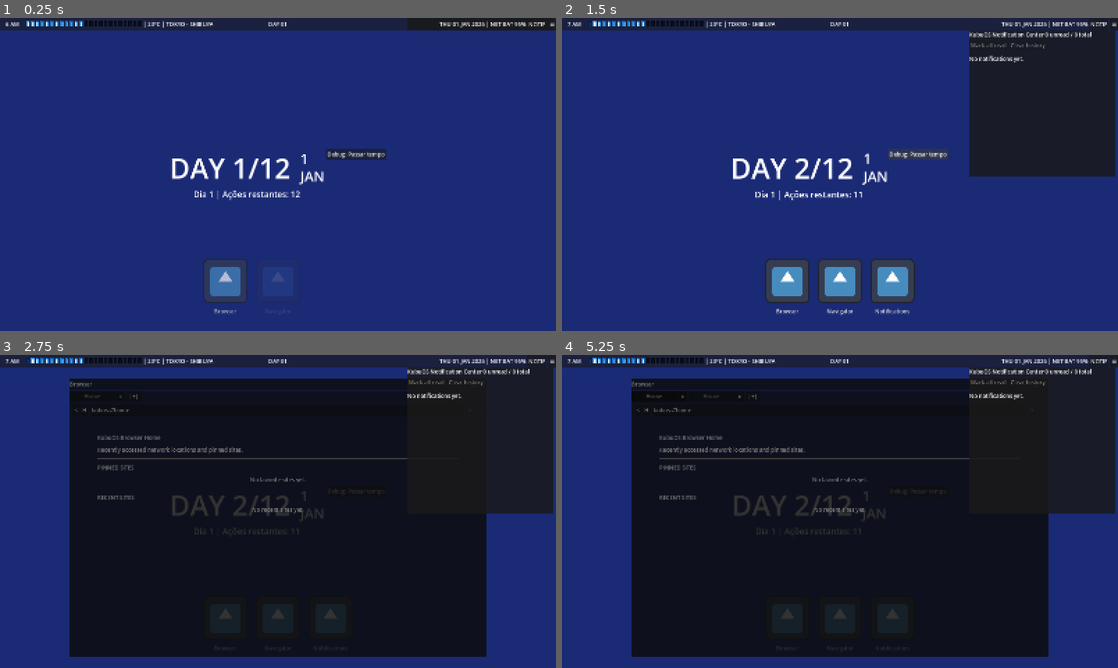
Above: before the commit, frames 1-4 (two rows, left to right).
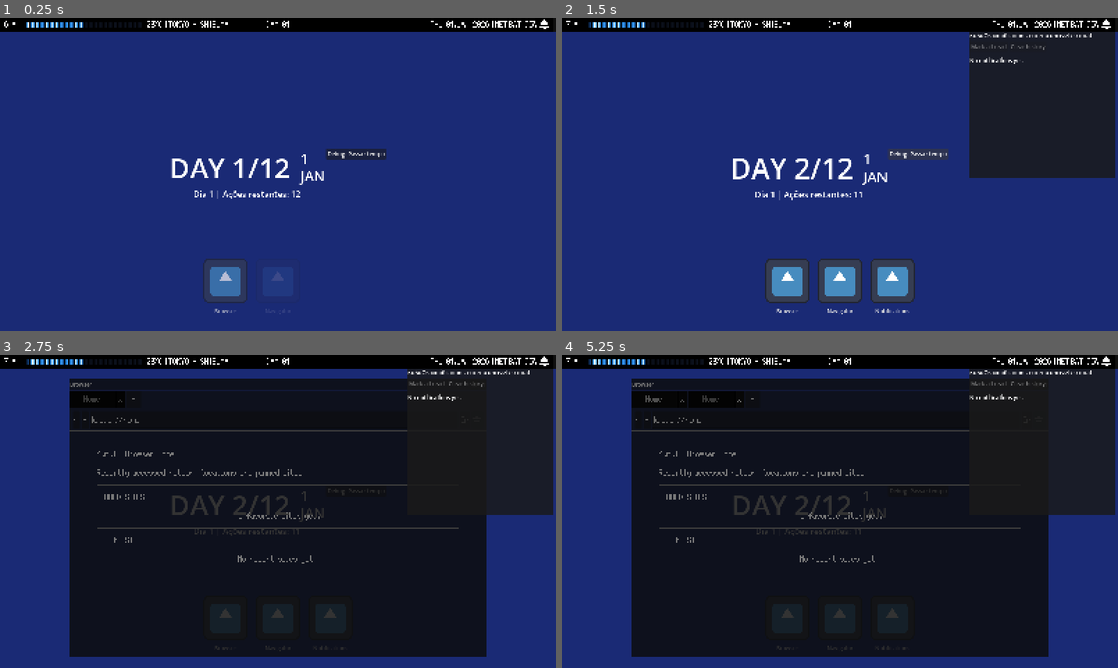
Above: after the commit, the same moments.

Repository: GYU-GAZE/NULL-NETWORK
Game: Godot game, scene res://core/main.tscn
Two runs of this game, one before a commit and one after it. Both use one fixed random seed, a clock stepped at 60 frames per second and the inputs below. The engine's default icon, where the game draws it, is replaced by a stand-in: a white triangle on a blue panel in a dark square.
Inputs (mouse positions are in pixels of both pictures, inside the frame that each line leads up to; where the layout moved, square brackets give the same spot in the first picture):
- Up to frame 1 (0.25 s): no input
- Up to frame 2 (1.5 s): click (1106, 24) [1101, 24] at 0.5 s; click "Debug: Passar tempo" at 1.25 s
- Up to frame 3 (2.75 s): click "Browser" at 2 s
- Up to frame 4 (5.25 s): click "Navigator" at 2.75 s; click "Notifications" at 3.5 s; click "□" at 4.25 s; click "|+|" at 5 s

The runs differ from the first frame. In frame 1, 4.9% of the frame differs, in the area x 0-100%, y 0-95%; in frame 2, 5.4%; in frame 3, 7.1%; in frame 4, 7.1%, in the area x 0-100%, y 0-67%.

Commit message:
textures and silver font

Diff:
--- a/apps/browser/app_browser.tscn
+++ b/apps/browser/app_browser.tscn
@@ -1,5 +1,6 @@
 [gd_scene format=3 uid="uid://dcoqma7h6c75u"]
 
+[ext_resource type="Theme" uid="uid://di75uk752biah" path="res://data/assets/themes/kububrowser.tres" id="1_ipe0g"]
 [ext_resource type="Script" uid="uid://cwms4o3bngg47" path="res://apps/browser/browser.gd" id="1_mufrk"]
 [ext_resource type="PackedScene" uid="uid://c15t5fwjule8g" path="res://apps/browser/browser_tab_button.tscn" id="2_4noms"]
 [ext_resource type="PackedScene" uid="uid://br0t7kf5rrafw" path="res://apps/browser/browser_new_tab_button.tscn" id="3_fx11j"]
@@ -8,6 +9,7 @@
 [ext_resource type="PackedScene" uid="uid://dlkm01xdtlvo2" path="res://systems/ui/alert_box.tscn" id="5_l1ivm"]
 
 [node name="BrowserApp" type="Panel" unique_id=1373929234]
+theme = ExtResource("1_ipe0g")
 script = ExtResource("1_mufrk")
 tab_button_scene = ExtResource("2_4noms")
 new_tab_button_scene = ExtResource("3_fx11j")
--- a/apps/navigator/app_navigator.tscn
+++ b/apps/navigator/app_navigator.tscn
@@ -3,8 +3,6 @@
 [ext_resource type="Script" uid="uid://ckvkd6ckteaqr" path="res://apps/navigator/app_navigator.gd" id="1_bqhse"]
 [ext_resource type="Script" uid="uid://c81tcrqrtfpb5" path="res://data/templates/map_location.gd" id="2_h65ck"]
 [ext_resource type="Resource" uid="uid://csosrd43b0u55" path="res://data/content/encounters/AkihabaraLocation.tres" id="3_plepu"]
-[ext_resource type="Script" uid="uid://d1pihqcg2dnkp" path="res://systems/ui/notification_layer.gd" id="4_2eqnt"]
-[ext_resource type="PackedScene" uid="uid://dwopyu1m0pfrm" path="res://systems/ui/notification_toast.tscn" id="5_hm2l6"]
 
 [node name="AppNavigator" type="Panel" unique_id=2140236202]
 script = ExtResource("1_bqhse")
@@ -29,14 +27,3 @@
 [node name="BtnScan" type="Button" parent="HBoxContainer/LocationDetails" unique_id=865560310]
 unique_name_in_owner = true
 layout_mode = 2
-
-[node name="NotificationLayer" type="Control" parent="." unique_id=1298953669]
-layout_mode = 1
-anchors_preset = 15
-anchor_right = 1.0
-anchor_bottom = 1.0
-grow_horizontal = 2
-grow_vertical = 2
-mouse_filter = 2
-script = ExtResource("4_2eqnt")
-toast_scene = ExtResource("5_hm2l6")
--- a/core/main.tscn
+++ b/core/main.tscn
@@ -9,6 +9,7 @@
 [ext_resource type="PackedScene" uid="uid://dbcmrbcstca3l" path="res://systems/window_manager/window_manager.tscn" id="6_rayt5"]
 [ext_resource type="PackedScene" uid="uid://b65wapqwc7vgi" path="res://systems/desktop/kubu_top_taskbar.tscn" id="8_brq4u"]
 [ext_resource type="PackedScene" uid="uid://b80q2304dxkkp" path="res://systems/ui/kubu_notification_panel.tscn" id="8_jsmgm"]
+[ext_resource type="PackedScene" uid="uid://bhd3dga5ag1j1" path="res://systems/ui/notification_layer.tscn" id="9_xhu5d"]
 
 [sub_resource type="Resource" id="Resource_kagtj"]
 script = ExtResource("2_cus2n")
@@ -47,6 +48,10 @@
 [node name="KubuNotificationPanel" parent="OSChromeLayer" unique_id=805521796 instance=ExtResource("8_jsmgm")]
 size_flags_horizontal = 4
 size_flags_vertical = 0
+taskbar_height = 40.0
+
+[node name="NotificationLayer" parent="OSChromeLayer" unique_id=1039715699 instance=ExtResource("9_xhu5d")]
+taskbar_height = 40.0
 
 [node name="KubuTopTaskbar" parent="OSChromeLayer" unique_id=614386726 instance=ExtResource("8_brq4u")]
-custom_minimum_size = Vector2(0, 36)
+custom_minimum_size = Vector2(0, 40)
--- /dev/null
+++ b/data/assets/fonts/silver_ui_font.tres
@@ -0,0 +1,7 @@
+[gd_resource type="FontVariation" format=3 uid="uid://dbfkky14b821p"]
+
+[ext_resource type="FontFile" uid="uid://bo4cx0klyua2y" path="res://data/assets/fonts/Silver.ttf" id="1_71a83"]
+
+[resource]
+base_font = ExtResource("1_71a83")
+baseline_offset = 0.1
--- /dev/null
+++ b/data/assets/themes/kubuOS.tres
@@ -0,0 +1,12 @@
+[gd_resource type="Theme" format=3 uid="uid://b7gxuuxwdgv0u"]
+
+[ext_resource type="FontVariation" uid="uid://dbfkky14b821p" path="res://data/assets/fonts/silver_ui_font.tres" id="1_h7hsa"]
+
+[sub_resource type="StyleBoxFlat" id="StyleBoxFlat_gm8xv"]
+bg_color = Color(0, 0, 0, 1)
+
+[resource]
+default_base_scale = 1.0
+default_font = ExtResource("1_h7hsa")
+default_font_size = 38
+PanelContainer/styles/panel = SubResource("StyleBoxFlat_gm8xv")
--- /dev/null
+++ b/data/assets/themes/kububrowser.tres
@@ -0,0 +1,12 @@
+[gd_resource type="Theme" format=3 uid="uid://di75uk752biah"]
+
+[ext_resource type="FontVariation" uid="uid://dbfkky14b821p" path="res://data/assets/fonts/silver_ui_font.tres" id="1_rhoty"]
+
+[sub_resource type="StyleBoxFlat" id="StyleBoxFlat_hr6mx"]
+bg_color = Color(0, 0, 0, 1)
+
+[resource]
+default_base_scale = 1.0
+default_font = ExtResource("1_rhoty")
+default_font_size = 38
+PanelContainer/styles/panel = SubResource("StyleBoxFlat_hr6mx")
--- a/data/content/forum/threads/welcome_new_players_thread.tres
+++ b/data/content/forum/threads/welcome_new_players_thread.tres
@@ -5,6 +5,7 @@
 [ext_resource type="Script" uid="uid://csyarr4wn3qlx" path="res://data/templates/forum_thread.gd" id="2_fv5a7"]
 [ext_resource type="Script" uid="uid://cgcematgxdayk" path="res://data/templates/condition_data.gd" id="3_roit0"]
 [ext_resource type="Resource" uid="uid://cmfowidu6no38" path="res://data/content/users/Neetzsche.tres" id="4_a7hnc"]
+[ext_resource type="Resource" uid="uid://bdh72b0wuxe67" path="res://data/content/users/penguinsenior.tres" id="5_mjabt"]
 
 [sub_resource type="Resource" id="Resource_gk5kf"]
 script = ExtResource("1_wjhpy")
@@ -63,6 +64,14 @@
 text_content = "[url=nav:null.net/profile/Neetzsche.]get a load of this dude[/url]"
 metadata/_custom_type_script = "uid://blxdqibocgs5x"
 
+[sub_resource type="Resource" id="Resource_g2kxv"]
+script = ExtResource("1_wjhpy")
+author = ExtResource("5_mjabt")
+post_id = "3"
+release_action_block = 2
+text_content = "ummm... really???"
+metadata/_custom_type_script = "uid://blxdqibocgs5x"
+
 [resource]
 script = ExtResource("2_fv5a7")
 thread_id = "welcomenewplayers"
@@ -72,5 +81,5 @@
 is_pinned = true
 popularity_score = 999
 thread_preview = "Welcome to you all!"
-posts = Array[ExtResource("1_wjhpy")]([SubResource("Resource_gk5kf"), SubResource("Resource_fv5a7")])
+posts = Array[ExtResource("1_wjhpy")]([SubResource("Resource_gk5kf"), SubResource("Resource_fv5a7"), SubResource("Resource_g2kxv")])
 metadata/_custom_type_script = "uid://csyarr4wn3qlx"
--- a/data/content/sites/null network/nnwhome.tres
+++ b/data/content/sites/null network/nnwhome.tres
@@ -1,6 +1,6 @@
 [gd_resource type="Resource" script_class="WebsitePage" format=3 uid="uid://bp4bnvyj836yd"]
 
-[ext_resource type="Texture2D" uid="uid://d1ikfbaxfrmtk" path="res://data/sprites/icons/nnwicon.png" id="2_gpf38"]
+[ext_resource type="Texture2D" uid="uid://d1ikfbaxfrmtk" path="res://data/assets/icons/nnwicon.png" id="2_gpf38"]
 [ext_resource type="PackedScene" uid="uid://dfghm5hb81mbt" path="res://data/content/sites/null network/nnw_homepage.tscn" id="2_p583y"]
 [ext_resource type="Script" uid="uid://duyokyo5xmy6y" path="res://data/templates/website_page.gd" id="3_hh78u"]
 
--- a/project.godot
+++ b/project.godot
@@ -41,5 +41,6 @@
 
 [rendering]
 
+textures/canvas_textures/default_texture_filter=0
 renderer/rendering_method="gl_compatibility"
 renderer/rendering_method.mobile="gl_compatibility"
--- a/systems/desktop/kubu_action_pip.tscn
+++ b/systems/desktop/kubu_action_pip.tscn
@@ -1,10 +1,10 @@
 [gd_scene format=3 uid="uid://de6bco5bmfe1v"]
 
 [ext_resource type="Script" uid="uid://c4l0hnp2w7hni" path="res://systems/desktop/kubu_action_pip.gd" id="1_uyuwb"]
-[ext_resource type="Texture2D" uid="uid://f0jkm3wh4njk" path="res://data/sprites/ui/pip current day.png" id="2_1djfw"]
-[ext_resource type="Texture2D" uid="uid://ywhbnfxbnvjw" path="res://data/sprites/ui/pip available day.png" id="3_5uk2r"]
-[ext_resource type="Texture2D" uid="uid://d35lyyu1f4ioi" path="res://data/sprites/ui/pip used day.png" id="4_fk0j2"]
-[ext_resource type="Texture2D" uid="uid://bryiqa022fgdx" path="res://data/sprites/ui/pip unavailable.png" id="5_sxlcg"]
+[ext_resource type="Texture2D" uid="uid://f0jkm3wh4njk" path="res://data/assets/ui/pip current day.png" id="2_1djfw"]
+[ext_resource type="Texture2D" uid="uid://ywhbnfxbnvjw" path="res://data/assets/ui/pip available day.png" id="3_5uk2r"]
+[ext_resource type="Texture2D" uid="uid://d35lyyu1f4ioi" path="res://data/assets/ui/pip used day.png" id="4_fk0j2"]
+[ext_resource type="Texture2D" uid="uid://bryiqa022fgdx" path="res://data/assets/ui/pip unavailable.png" id="5_sxlcg"]
 
 [node name="KubuActionPip" type="TextureRect" unique_id=499583230]
 texture_filter = 1
--- a/systems/desktop/kubu_top_taskbar.gd
+++ b/systems/desktop/kubu_top_taskbar.gd
@@ -36,9 +36,10 @@
 @onready var date_label: Label = %DateLabel
 @onready var network_label: Label = %NetworkLabel
 @onready var battery_label: Label = %BatteryLabel
-@onready var notification_button: Button = %NotificationButton
+@onready var notification_button: TextureButton = %NotificationButton
 @onready var menu_button: Button = %MenuButton
 @onready var action_pip_hbox: HBoxContainer = %ActionPipHBox
+@onready var notification_badge: Label = %NotificationBadge
 
 var action_pips: Array[KubuActionPip] = []
 
@@ -209,11 +210,20 @@
 	elif UniversalNotifications.has_method("get_history"):
 		unread_count = UniversalNotifications.get_history().size()
 
+	if notification_badge == null:
+		return
+
+	notification_badge.visible = unread_count > 0
+
 	if unread_count <= 0:
-		notification_button.text = "NOTIF"
-		return
-
-	notification_button.text = "NOTIF %d" % unread_count
+		notification_badge.text = ""
+		return
+
+	if unread_count > 99:
+		notification_badge.text = "99+"
+		return
+
+	notification_badge.text = str(unread_count)
 
 
 func _on_notification_button_pressed() -> void:
--- a/systems/desktop/kubu_top_taskbar.tscn
+++ b/systems/desktop/kubu_top_taskbar.tscn
@@ -1,7 +1,9 @@
 [gd_scene format=3 uid="uid://b65wapqwc7vgi"]
 
 [ext_resource type="Script" uid="uid://cxk7wbhj63ywr" path="res://systems/desktop/kubu_top_taskbar.gd" id="1_fh3bs"]
+[ext_resource type="Theme" uid="uid://b7gxuuxwdgv0u" path="res://data/assets/themes/kubuOS.tres" id="1_p0iwt"]
 [ext_resource type="PackedScene" uid="uid://de6bco5bmfe1v" path="res://systems/desktop/kubu_action_pip.tscn" id="2_ofqvs"]
+[ext_resource type="Texture2D" uid="uid://c8fmqahig64mp" path="res://data/assets/ui/bellz icon.png" id="4_7d4ja"]
 
 [node name="KubuTopTaskbar" type="PanelContainer" unique_id=614386726]
 anchors_preset = 10
@@ -9,6 +11,7 @@
 offset_bottom = 31.0
 grow_horizontal = 2
 size_flags_horizontal = 3
+theme = ExtResource("1_p0iwt")
 script = ExtResource("1_fh3bs")
 slot_hours = Array[int]([6, 7, 8, 9, 10, 11, 12, 13, 14, 15, 16, 17, 18, 19, 20, 21, 22, 23, 0, 1, 2, 3, 4, 5])
 weekday_available_hours = Array[int]([6, 7, 8, 9, 10, 11, 12, 13, 14, 15, 16, 17])
@@ -127,6 +130,7 @@
 unique_name_in_owner = true
 layout_mode = 2
 text = "23°C"
+vertical_alignment = 1
 
 [node name="SepB" type="Label" parent="MarginContainer/ContentRoot/LeftHBox" unique_id=351112727]
 layout_mode = 2
@@ -136,6 +140,7 @@
 unique_name_in_owner = true
 layout_mode = 2
 text = "TOKYO - SHIBUYA"
+vertical_alignment = 1
 
 [node name="CenterHBox" type="HBoxContainer" parent="MarginContainer/ContentRoot" unique_id=22832124]
 layout_mode = 1
@@ -151,6 +156,7 @@
 unique_name_in_owner = true
 layout_mode = 2
 text = "DAY 01"
+vertical_alignment = 1
 
 [node name="RightHBox" type="HBoxContainer" parent="MarginContainer/ContentRoot" unique_id=194839902]
 layout_mode = 1
@@ -165,6 +171,7 @@
 unique_name_in_owner = true
 layout_mode = 2
 text = "01.JAN.2026"
+vertical_alignment = 1
 
 [node name="SepC" type="Label" parent="MarginContainer/ContentRoot/RightHBox" unique_id=1937519956]
 layout_mode = 2
@@ -174,18 +181,50 @@
 unique_name_in_owner = true
 layout_mode = 2
 text = "NET"
+vertical_alignment = 1
 
 [node name="BatteryLabel" type="Label" parent="MarginContainer/ContentRoot/RightHBox" unique_id=2065754869]
 unique_name_in_owner = true
 layout_mode = 2
 text = "BAT 95%"
-
-[node name="NotificationButton" type="Button" parent="MarginContainer/ContentRoot/RightHBox" unique_id=675898044]
-unique_name_in_owner = true
-layout_mode = 2
-text = "NOTIF"
+vertical_alignment = 1
+
+[node name="NotificationButtonSlot" type="Control" parent="MarginContainer/ContentRoot/RightHBox" unique_id=1066658690]
+custom_minimum_size = Vector2(36, 30)
+layout_mode = 2
+mouse_filter = 2
+
+[node name="NotificationButton" type="TextureButton" parent="MarginContainer/ContentRoot/RightHBox/NotificationButtonSlot" unique_id=1474577799]
+unique_name_in_owner = true
+layout_mode = 1
+anchors_preset = 15
+anchor_right = 1.0
+anchor_bottom = 1.0
+offset_left = 1.0
+offset_top = 6.0
+offset_right = -7.0
+offset_bottom = -7.0
+grow_horizontal = 2
+grow_vertical = 2
+texture_normal = ExtResource("4_7d4ja")
+stretch_mode = 5
+
+[node name="NotificationBadge" type="Label" parent="MarginContainer/ContentRoot/RightHBox/NotificationButtonSlot" unique_id=478857331]
+unique_name_in_owner = true
+custom_minimum_size = Vector2(14, 14)
+layout_mode = 1
+anchors_preset = 1
+anchor_left = 1.0
+anchor_right = 1.0
+offset_left = -23.0
+offset_top = -3.0
+offset_right = 17.0
+offset_bottom = 38.0
+grow_horizontal = 0
+text = "1"
+horizontal_alignment = 1
+vertical_alignment = 1
 
 [node name="MenuButton" type="Button" parent="MarginContainer/ContentRoot/RightHBox" unique_id=740875205]
 unique_name_in_owner = true
 layout_mode = 2
-text = "☰"
--- a/systems/ui/kubu_notification_card.tscn
+++ b/systems/ui/kubu_notification_card.tscn
@@ -35,6 +35,7 @@
 
 [node name="TextVBox" type="VBoxContainer" parent="MarginContainer/HBoxContainer" unique_id=1821590064]
 layout_mode = 2
+size_flags_horizontal = 3
 
 [node name="TitleLabel" type="Label" parent="MarginContainer/HBoxContainer/TextVBox" unique_id=144462416]
 unique_name_in_owner = true
--- a/systems/ui/kubu_notification_center.tscn
+++ b/systems/ui/kubu_notification_center.tscn
@@ -51,8 +51,12 @@
 text = "No notifications yet."
 
 [node name="ScrollContainer" type="ScrollContainer" parent="MarginContainer/VBoxContainer" unique_id=1140984787]
+custom_minimum_size = Vector2(0, 240)
 layout_mode = 2
+size_flags_vertical = 3
 
 [node name="NotificationList" type="VBoxContainer" parent="MarginContainer/VBoxContainer/ScrollContainer" unique_id=1480894940]
 unique_name_in_owner = true
 layout_mode = 2
+size_flags_horizontal = 3
+size_flags_vertical = 0
--- a/systems/ui/notification_layer.gd
+++ b/systems/ui/notification_layer.gd
@@ -1,14 +1,22 @@
 extends Control
 class_name NotificationLayer
 
+@export_category("Scene")
 @export var toast_scene: PackedScene
-@export var top_offset: float = 40.0
-@export var right_offset: float = 16.0
-@export var hidden_offset_y: float = -120.0
+
+@export_category("OS Chrome Position")
+@export var taskbar_height: float = 36.0
+@export var right_margin: float = 8.0
+@export var top_gap: float = 6.0
+@export var hidden_extra_y: float = 8.0
+
+@export_category("Behavior")
 @export var max_visible_notifications: int = 1
+@export var suppress_when_notification_center_open: bool = false
 
 var queue: Array[Dictionary] = []
 var active_toasts: Array[NotificationToast] = []
+var is_notification_center_open: bool = false
 
 
 func _ready() -> void:
@@ -16,6 +24,14 @@
 
 	if not UniversalNotifications.notification_requested.is_connected(_on_notification_requested):
 		UniversalNotifications.notification_requested.connect(_on_notification_requested)
+
+	if GlobalSignals.has_signal("request_toggle_notification_center"):
+		if not GlobalSignals.request_toggle_notification_center.is_connected(_on_notification_center_toggled):
+			GlobalSignals.request_toggle_notification_center.connect(_on_notification_center_toggled)
+
+	if GlobalSignals.has_signal("request_close_notification_center"):
+		if not GlobalSignals.request_close_notification_center.is_connected(_on_notification_center_closed):
+			GlobalSignals.request_close_notification_center.connect(_on_notification_center_closed)
 
 
 func _on_notification_requested(title: String, message: String) -> void:
@@ -30,6 +46,9 @@
 func _try_show_next() -> void:
 	if toast_scene == null:
 		push_error("NotificationLayer: toast_scene não configurada.")
+		return
+
+	if suppress_when_notification_center_open and is_notification_center_open:
 		return
 
 	if active_toasts.size() >= max_visible_notifications:
@@ -51,7 +70,6 @@
 
 	toast.set_anchors_preset(Control.PRESET_TOP_LEFT)
 	toast.position = Vector2.ZERO
-	toast.size = toast.get_combined_minimum_size()
 
 	toast.setup(
 		str(data.get("title", "")),
@@ -64,6 +82,13 @@
 	await get_tree().process_frame
 	await get_tree().process_frame
 
+	var toast_size: Vector2 = toast.get_combined_minimum_size()
+
+	if toast_size.x <= 0.0 or toast_size.y <= 0.0:
+		toast_size = Vector2(320, 80)
+
+	toast.size = toast_size
+
 	var final_pos: Vector2 = _get_toast_final_position(toast)
 	var hidden_pos: Vector2 = _get_toast_hidden_position(toast, final_pos)
 
@@ -71,20 +96,17 @@
 
 
 func _get_toast_final_position(toast: NotificationToast) -> Vector2:
-	var layer_size: Vector2 = size
+	var layer_size: Vector2 = _get_layer_size()
 	var toast_size: Vector2 = toast.size
-
-	if layer_size.x <= 0.0 or layer_size.y <= 0.0:
-		layer_size = get_viewport_rect().size
 
 	if toast_size.x <= 0.0 or toast_size.y <= 0.0:
 		toast_size = toast.get_combined_minimum_size()
 
-	var x: float = layer_size.x - toast_size.x - right_offset
-	var y: float = top_offset
+	var x: float = layer_size.x - toast_size.x - right_margin
+	var y: float = taskbar_height + top_gap
 
 	x = clamp(x, 0.0, max(0.0, layer_size.x - toast_size.x))
-	y = clamp(y, 0.0, max(0.0, layer_size.y - toast_size.y))
+	y = clamp(y, taskbar_height, max(taskbar_height, layer_size.y - toast_size.y))
 
 	return Vector2(x, y)
 
@@ -97,10 +119,27 @@
 
 	return Vector2(
 		final_pos.x,
-		-toast_size.y - abs(hidden_offset_y)
+		taskbar_height - toast_size.y - hidden_extra_y
 	)
+
+
+func _get_layer_size() -> Vector2:
+	var layer_size: Vector2 = size
+
+	if layer_size.x <= 0.0 or layer_size.y <= 0.0:
+		layer_size = get_viewport_rect().size
+
+	return layer_size
 
 
 func _on_toast_finished(toast: NotificationToast) -> void:
 	active_toasts.erase(toast)
 	_try_show_next()
+
+
+func _on_notification_center_toggled() -> void:
+	is_notification_center_open = not is_notification_center_open
+
+
+func _on_notification_center_closed() -> void:
+	is_notification_center_open = false
--- /dev/null
+++ b/systems/ui/notification_layer.tscn
@@ -0,0 +1,15 @@
+[gd_scene format=3 uid="uid://bhd3dga5ag1j1"]
+
+[ext_resource type="Script" uid="uid://d1pihqcg2dnkp" path="res://systems/ui/notification_layer.gd" id="1_3unrp"]
+[ext_resource type="PackedScene" uid="uid://dwopyu1m0pfrm" path="res://systems/ui/notification_toast.tscn" id="2_0w5bh"]
+
+[node name="NotificationLayer" type="Control" unique_id=1039715699]
+layout_mode = 3
+anchors_preset = 15
+anchor_right = 1.0
+anchor_bottom = 1.0
+grow_horizontal = 2
+grow_vertical = 2
+mouse_filter = 2
+script = ExtResource("1_3unrp")
+toast_scene = ExtResource("2_0w5bh")
Binary file added: data/assets/fonts/Silver.ttf
Not shown, added: data/assets/fonts/Silver.ttf.import
Renamed: data/sprites/icons/nnwicon.png -> data/assets/icons/nnwicon.png
Not shown, changed: data/assets/icons/nnwicon.png.import
Binary file added: data/assets/ui/bellz icon.png
Not shown, changed: data/assets/ui/bellz icon.png.import
Renamed: data/sprites/ui/pip available day.png -> data/assets/ui/pip available day.png
Not shown, changed: data/assets/ui/pip available day.png.import
Renamed: data/sprites/ui/pip available night.png -> data/assets/ui/pip available night.png
Not shown, changed: data/assets/ui/pip available night.png.import
Renamed: data/sprites/ui/pip current day.png -> data/assets/ui/pip current day.png
Not shown, changed: data/assets/ui/pip current day.png.import
(and 9 more such lines)
